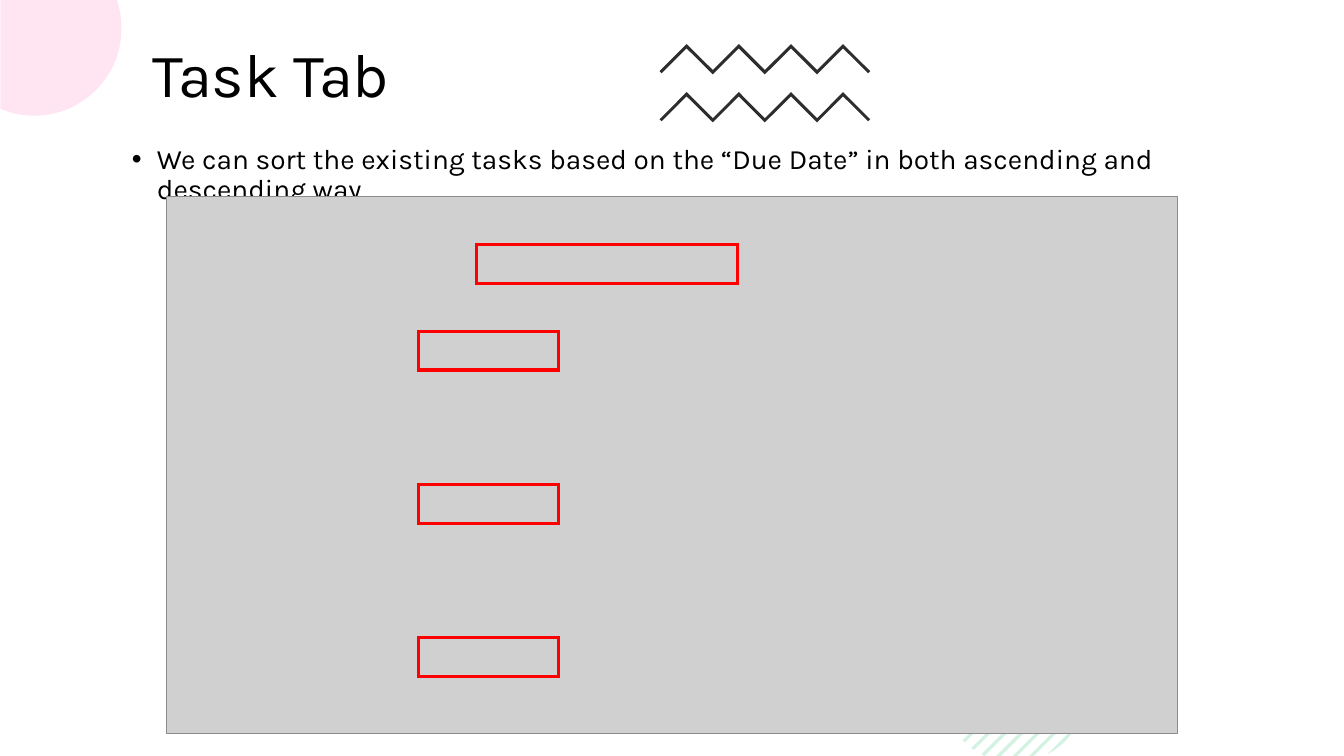
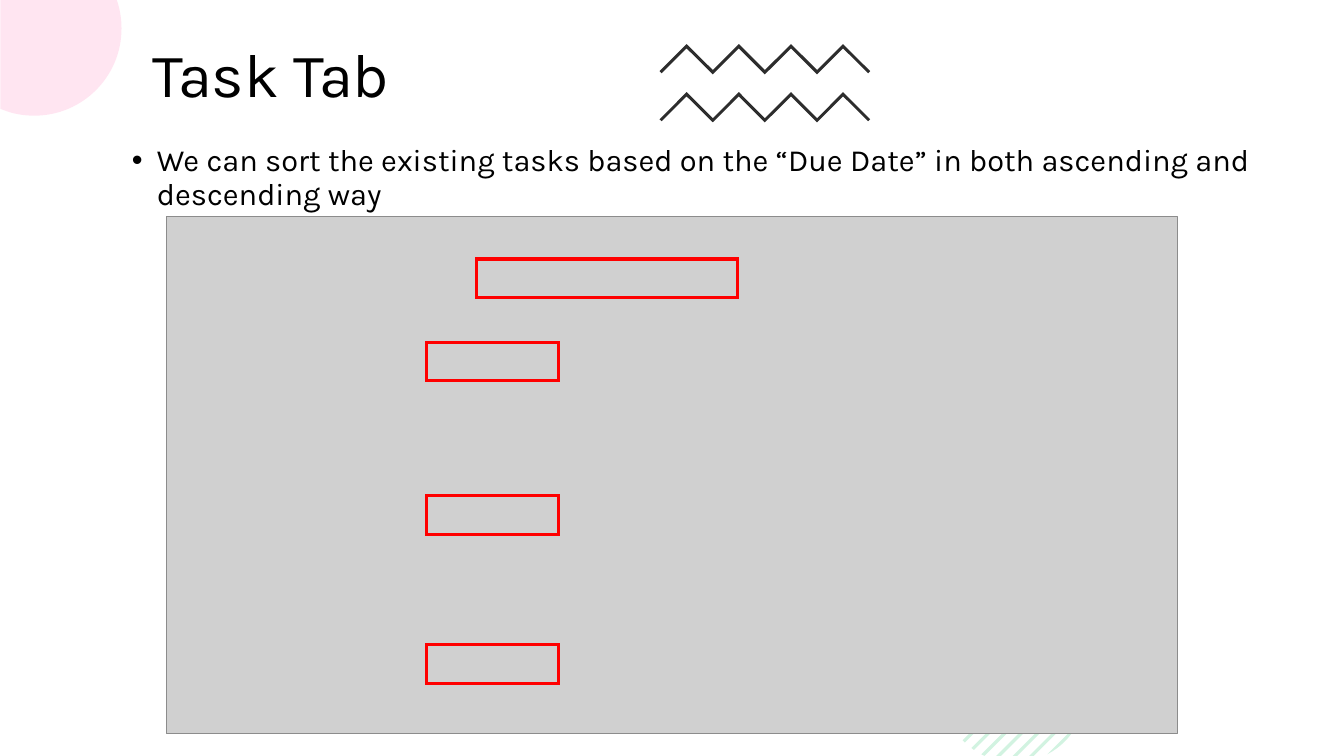
Before and after one commit to BadrGello/Task-Management-App, a slide deck: slide 25 of Documents/Final presentation.pptx. Drawn at 1344x756 pixels with LibreOffice and Linux fonts; fonts in the diff are those of the drawing; grey boxes stand for pictures. Boxes give left, top, right and bottom in pixels: in the first picture for what was removed or moved away, otherwise in the second. Text is boxed around its words. In the diff, an @@ line names an element or a change of style, - is before the commit and + after.

Commit message:
finish the presentation

```diff
--- a/Documents/Final presentation.pptx
+++ b/Documents/Final presentation.pptx
@@ text "We can sort the existing ..." at (x1=157, y1=150, x2=1249, y2=212): size 20 to 22 pt @@
@@ picture resized from (x1=166, y1=197, x2=1178, y2=734) to (x1=166, y1=217, x2=1178, y2=734) @@
@@ rectangle moved from (x1=477, y1=245, x2=738, y2=283) to (x1=477, y1=259, x2=738, y2=297) @@
@@ rectangle resized from (x1=418, y1=332, x2=558, y2=370) to (x1=426, y1=342, x2=559, y2=380) @@
@@ rectangle resized from (x1=418, y1=485, x2=558, y2=523) to (x1=426, y1=495, x2=559, y2=533) @@
@@ rectangle resized from (x1=418, y1=638, x2=558, y2=677) to (x1=426, y1=645, x2=559, y2=684) @@
```
Also in this commit, not shown: 12 other slides changed, 18 slides added, 2 slides removed.
